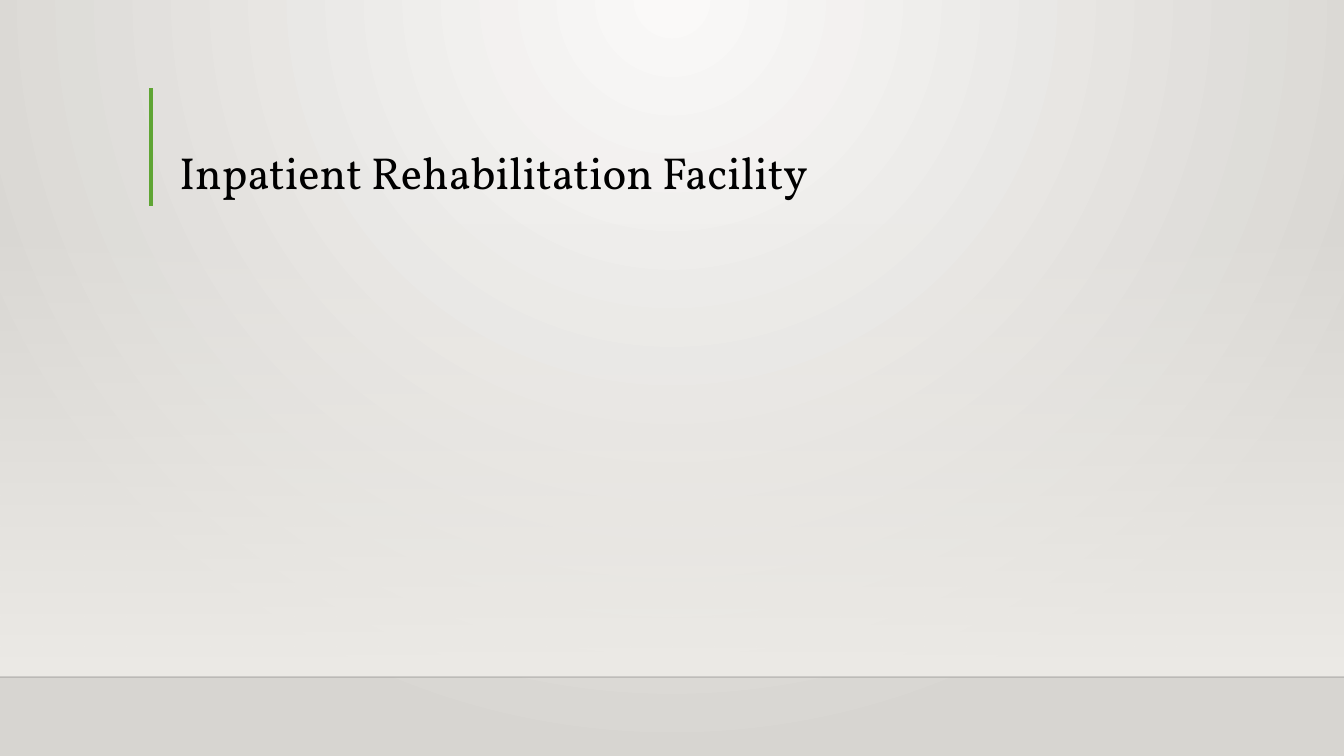
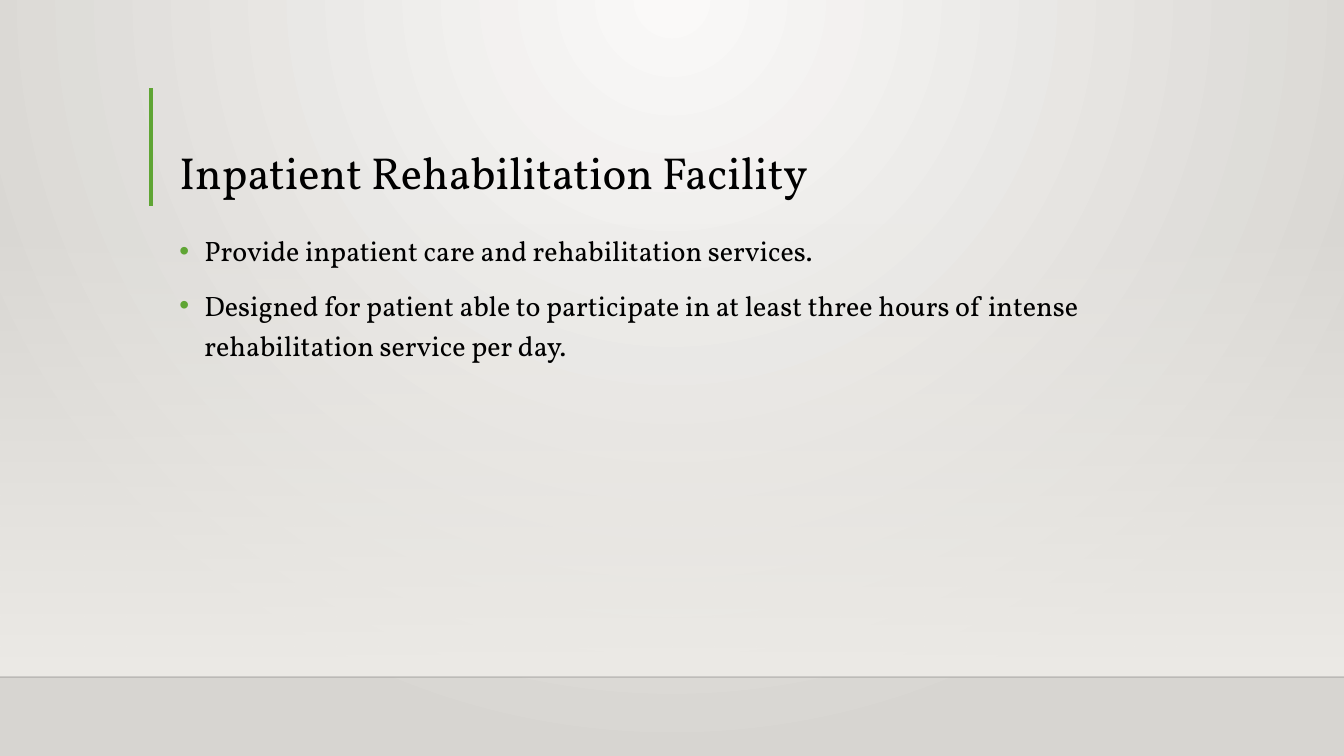
Before and after one commit to Intro-to-APCD/Intro-to-APCD.github.io, a slide deck: slide 8 of PowerPoints/Phase 3 - Claims Terminology/017 Medical Facilities.pptx. Drawn at 1344x756 pixels with LibreOffice and Linux fonts; fonts in the diff are those of the drawing; background and template pictures are left out. Boxes give left, top, right and bottom in pixels: in the first picture for what was removed or moved away, otherwise in the second. Text is boxed around its words. In the diff, an @@ line names an element or a change of style, - is before the commit and + after.

Commit message:
finished medical facility slides

```diff
--- a/PowerPoints/Phase 3 - Claims Terminology/017 Medical Facilities.pptx
+++ b/PowerPoints/Phase 3 - Claims Terminology/017 Medical Facilities.pptx
@@ text added at (204, 241, 1078, 363), 20 pt, text #000000 @@
+• Provide inpatient care and rehabilitation services.
+• Designed for patient able to participate in at least three hours of intense rehabilitation service per day.
```
Also in this commit, not shown: 9 other slides changed.
